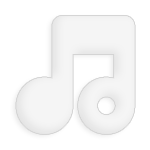
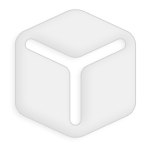
Two versions of the same layered image (150 × 150). Layer-by-layer changes:
added layer "Shape 1" above "Layer 0" over bbox(15, 10, 136, 137)
hid "Layer 2 copy 3" over bbox(16, 16, 135, 134)
